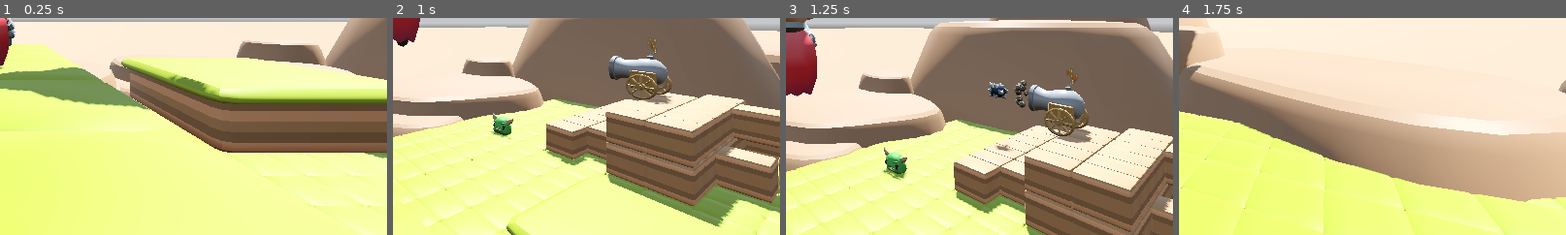
Above: before the commit, frames 1-4 (left to right).
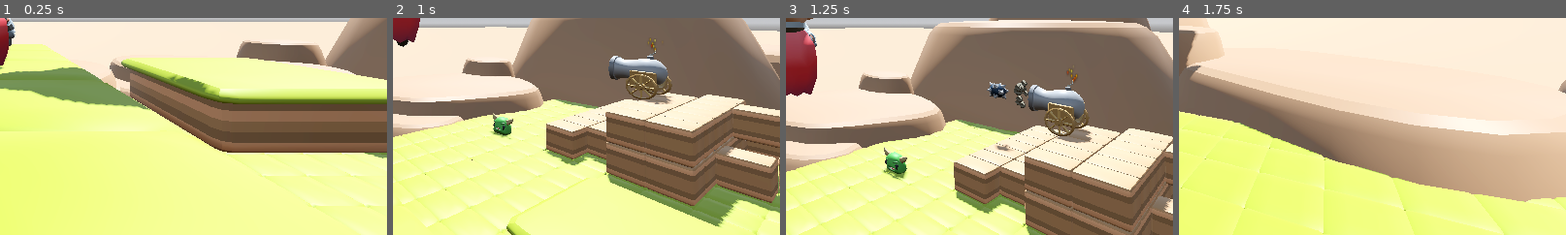
Above: after the commit, the same moments.

Repository: dsaltares/game-off-2023
Game: Godot game, scene res://scenes/main.tscn
Same seed, same stepped clock (60 frames per second), same inputs: the game is played once before the commit and once after it.
Inputs (mouse positions are % of the whole screen's width and height, from its top left):
- Up to frame 1 (0.25 s): no input
- Up to frame 2 (1 s): tap Enter (ui_accept) at 0.5 s; move the mouse to (55, 50) at 0.52 s; hold W (forward) from 0.53 s (still down); click (55, 50) at 0.6 s; tap Space (jump) at 0.77 s
- Up to frame 3 (1.25 s): keep holding W (forward)
- Up to frame 4 (1.75 s): keep holding W (forward); move the mouse to (45, 50) at 1.27 s; click (45, 50) at 1.35 s; tap Space (jump) at 1.52 s
The pictures show only the part of the screen within x 50-100%, y 50-100%; the shares and areas given below are measured in that part.

Frames 1-2 are identical in both runs. In frame 3, 0.2% of the frame differs, in the area x 58-63%, y 29-42%; in frame 4, nothing differs.

Commit message:
fix: disable ai on enemy death

Diff:
--- a/game/scenes/bee.tscn
+++ b/game/scenes/bee.tscn
@@ -74,9 +74,9 @@
 transform = Transform3D(-1, 3.48787e-16, -8.74228e-08, 3.48787e-16, 1, -3.48787e-16, 8.74228e-08, -3.48787e-16, -1, 0, 0, 0)
 
 [node name="Skeleton3D" parent="MonsterArmature" index="0"]
-bones/2/position = Vector3(0, 0.474651, 0)
-bones/6/rotation = Quaternion(-0.0249136, -0.0776923, -0.304338, 0.949064)
-bones/8/rotation = Quaternion(-0.0249136, 0.0776923, 0.304338, 0.949064)
+bones/2/position = Vector3(0, 0.475055, 0)
+bones/6/rotation = Quaternion(-0.0236918, -0.0780736, -0.289413, 0.953721)
+bones/8/rotation = Quaternion(-0.0236918, 0.0780736, 0.289413, 0.953721)
 
 [node name="DamageArea" type="Area3D" parent="." index="2"]
 unique_name_in_owner = true
@@ -97,6 +97,7 @@
 parameters/conditions/is_dead = false
 
 [node name="AI" type="Node" parent="." index="5"]
+unique_name_in_owner = true
 script = ExtResource("3_t5vf5")
 actor_node_path = NodePath("..")
 
--- a/game/scenes/circular_saw.tscn
+++ b/game/scenes/circular_saw.tscn
@@ -50,6 +50,7 @@
 collision_mask = 6
 monitorable = false
 script = ExtResource("1_3v3lj")
+wait_time = 0.5
 
 [node name="CollisionShape3D" type="CollisionShape3D" parent="."]
 transform = Transform3D(-4.37114e-08, -1, 3.48787e-16, 1, -4.37114e-08, -3.48787e-16, 3.48787e-16, 3.48787e-16, 1, 0, 0, 0)
--- a/game/scenes/green_monster.tscn
+++ b/game/scenes/green_monster.tscn
@@ -94,13 +94,13 @@
 transform = Transform3D(-1, 3.48787e-16, -8.74228e-08, 3.48787e-16, 1, -3.48787e-16, 8.74228e-08, -3.48787e-16, -1, 0, 0, 0)
 
 [node name="Skeleton3D" parent="MonsterArmature" index="0"]
-bones/1/position = Vector3(-7.80307e-18, 0.111836, 0.500829)
-bones/2/position = Vector3(0, 0.523933, 0)
-bones/4/rotation = Quaternion(-5.77278e-18, 2.8129e-09, -0.0162027, 0.999869)
-bones/5/position = Vector3(-0.430698, 0.500653, 0.506212)
-bones/5/rotation = Quaternion(-0.0370886, 0.00788876, 0.0382488, 0.998549)
-bones/6/position = Vector3(0.430698, 0.500653, 0.506212)
-bones/6/rotation = Quaternion(-0.0370886, -0.00788876, -0.0382488, 0.998549)
+bones/1/position = Vector3(-7.80307e-18, 0.113342, 0.500829)
+bones/2/position = Vector3(0, 0.525289, 0)
+bones/4/rotation = Quaternion(-1.15589e-18, 2.81294e-09, -0.0148123, 0.99989)
+bones/5/position = Vector3(-0.430698, 0.501558, 0.506212)
+bones/5/rotation = Quaternion(-0.0383802, 0.00816348, 0.0395808, 0.998446)
+bones/6/position = Vector3(0.430698, 0.501558, 0.506212)
+bones/6/rotation = Quaternion(-0.0383802, -0.00816348, -0.0395808, 0.998446)
 
 [node name="AnimationPlayer" parent="." index="3"]
 unique_name_in_owner = true
@@ -114,6 +114,7 @@
 parameters/IWR/blend_position = -0.00414938
 
 [node name="AI" type="Node" parent="." index="5"]
+unique_name_in_owner = true
 script = ExtResource("3_pnuqb")
 actor_node_path = NodePath("..")
 
--- a/game/scenes/main.tscn
+++ b/game/scenes/main.tscn
@@ -163,12 +163,14 @@
 [node name="CircularSaw" parent="LevelElements" instance=ExtResource("10_6fopu")]
 transform = Transform3D(1, 0, 0, 0, 1, 0, 0, 0, 1, -5, 1, -1)
 distance = 8.0
-speed = 5.0
+speed = 6.0
+wait_time = 0.2
 
 [node name="CircularSaw2" parent="LevelElements" instance=ExtResource("10_6fopu")]
 transform = Transform3D(-1, 3.48787e-16, -8.74228e-08, 3.48787e-16, 1, -3.48787e-16, 8.74228e-08, -3.48787e-16, -1, -2, 1, -9.3)
 distance = 8.0
-speed = 5.0
+speed = 6.0
+wait_time = 0.2
 
 [node name="Tower" parent="LevelElements" instance=ExtResource("11_y3a2b")]
 transform = Transform3D(1, 0, 0, 0, 1, 0, 0, 0, 1, -18, 0, -21)
--- a/game/scenes/player.tscn
+++ b/game/scenes/player.tscn
@@ -160,24 +160,24 @@
 
 [node name="Skeleton3D" parent="Rig" index="0"]
 transform = Transform3D(-1, 3.48787e-16, -1.50996e-07, 3.48787e-16, 1, -3.48787e-16, 1.50996e-07, -3.48787e-16, -1, 0, 0, 0)
-bones/1/position = Vector3(0, 0.384795, 0)
+bones/1/position = Vector3(0, 0.380686, 0)
 bones/1/rotation = Quaternion(-1.11123e-10, 0.0431578, 2.57241e-09, 0.999068)
-bones/4/rotation = Quaternion(-0.554665, -0.063373, -0.655971, 0.50797)
-bones/5/rotation = Quaternion(1.81652e-08, -6.0565e-08, -0.475098, 0.879933)
-bones/7/rotation = Quaternion(-0.317315, -0.32657, 0.134975, 0.880025)
-bones/8/rotation = Quaternion(0.00156405, 0.00156404, -0.701341, 0.712822)
-bones/14/rotation = Quaternion(-0.613937, 0.0833248, 0.628723, 0.469943)
-bones/15/rotation = Quaternion(-9.36479e-09, 5.30785e-08, 0.499226, 0.866472)
-bones/17/rotation = Quaternion(-0.315716, 0.300684, -0.216594, 0.873498)
-bones/18/rotation = Quaternion(0.00340086, 0.00400571, 0.703563, 0.710613)
+bones/4/rotation = Quaternion(-0.552654, -0.0633569, -0.657806, 0.50779)
+bones/5/rotation = Quaternion(2.37888e-08, -4.29293e-08, -0.47347, 0.88081)
+bones/7/rotation = Quaternion(-0.316572, -0.328325, 0.133275, 0.879899)
+bones/8/rotation = Quaternion(0.00158092, 0.00158092, -0.701279, 0.712884)
+bones/14/rotation = Quaternion(-0.612144, 0.0834061, 0.630473, 0.469922)
+bones/15/rotation = Quaternion(-2.75641e-09, 5.13398e-08, 0.497677, 0.867363)
+bones/17/rotation = Quaternion(-0.315104, 0.302322, -0.214946, 0.873561)
+bones/18/rotation = Quaternion(0.00421335, 0.00496271, 0.702711, 0.711445)
 bones/21/rotation = Quaternion(-5.80608e-11, -0.0313417, -1.88012e-09, 0.999509)
-bones/24/rotation = Quaternion(0.992769, 0.0831541, 0.0757169, 0.0419697)
-bones/25/rotation = Quaternion(0.27642, 6.50153e-08, -1.93523e-07, 0.961037)
-bones/26/rotation = Quaternion(-0.559581, -0.206762, 0.0562734, 0.800595)
+bones/24/rotation = Quaternion(0.99202, 0.0831358, 0.0766631, 0.0557405)
+bones/25/rotation = Quaternion(0.312497, 6.26554e-08, -2.14551e-07, 0.949919)
+bones/26/rotation = Quaternion(-0.578339, -0.205239, 0.0622069, 0.787103)
 bones/27/rotation = Quaternion(-3.04791e-08, 0.920355, -0.391084, 6.94849e-08)
-bones/28/rotation = Quaternion(0.995566, -0.0308073, 0.0308944, 0.0833384)
-bones/29/rotation = Quaternion(0.336538, -6.23712e-08, 2.33383e-07, 0.94167)
-bones/30/rotation = Quaternion(-0.592326, 0.113997, -0.0139317, 0.797471)
+bones/28/rotation = Quaternion(0.994505, -0.0315137, 0.03058, 0.0950368)
+bones/29/rotation = Quaternion(0.366732, -6.13167e-08, 2.55739e-07, 0.930327)
+bones/30/rotation = Quaternion(-0.608459, 0.113644, -0.0166046, 0.78523)
 bones/31/rotation = Quaternion(3.04791e-08, 0.920355, -0.391084, -6.94849e-08)
 bones/32/rotation = Quaternion(0.707107, -2.29302e-07, -4.60552e-08, 0.707107)
 bones/33/position = Vector3(0.202182, 0.0259903, 0.205181)
@@ -189,21 +189,21 @@
 bones/40/rotation = Quaternion(-0.707107, -7.05285e-08, -7.05285e-08, 0.707107)
 bones/41/rotation = Quaternion(-5.83589e-09, 6.43837e-10, 0.994809, 0.101756)
 bones/42/rotation = Quaternion(-1.04035e-07, 0.391084, 0.920355, -2.95261e-08)
-bones/47/position = Vector3(0.520841, 0.773281, -0.0576374)
+bones/47/position = Vector3(0.520841, 0.768551, -0.0576374)
 bones/47/rotation = Quaternion(0.794627, -1.32247e-07, 0.607098, -5.02923e-08)
-bones/49/position = Vector3(-0.510844, 0.773281, 0.0597369)
+bones/49/position = Vector3(-0.510844, 0.768551, 0.0597369)
 bones/49/rotation = Quaternion(-0.758253, -1.89432e-07, 0.651961, -1.86264e-08)
 
 [node name="Round_Shield" parent="Rig/Skeleton3D" index="0"]
-transform = Transform3D(2.2954e-06, 0.262864, 0.964832, 0.999857, -0.0162395, 0.00442237, 0.0168312, 0.964696, -0.262827, 0.662378, 0.621292, -0.0445256)
+transform = Transform3D(2.66109e-07, 0.262863, 0.964832, 0.999854, -0.0164143, 0.00447207, 0.0170129, 0.964693, -0.262825, 0.662278, 0.616431, -0.0446822)
 bone_idx = 12
 
 [node name="1H_Sword" parent="Rig/Skeleton3D" index="1"]
-transform = Transform3D(-0.00239264, -0.160231, 0.987076, 0.999949, -0.00997421, 0.000804366, 0.00971682, 0.987029, 0.160247, -0.496382, 0.624629, 0.138053)
+transform = Transform3D(-0.00297775, -0.162693, 0.986672, 0.999922, -0.0123583, 0.000979653, 0.0120346, 0.986599, 0.162718, -0.496385, 0.619658, 0.137887)
 bone_idx = 19
 
 [node name="Knight_Cape" parent="Rig/Skeleton3D" index="2"]
-transform = Transform3D(0.996275, -5.14962e-09, 0.0862353, 5.13043e-09, 1, 4.44077e-10, -0.0862353, 1.8939e-15, 0.996275, -1.63023e-08, 1.19502, -1.40136e-07)
+transform = Transform3D(0.996275, -5.14962e-09, 0.0862353, 5.13043e-09, 1, 4.44077e-10, -0.0862353, 1.8939e-15, 0.996275, -1.63023e-08, 1.19091, -1.40136e-07)
 bone_idx = 23
 
 [node name="CollisionShape3D" type="CollisionShape3D" parent="." index="1"]
--- a/game/scripts/circular_saw.gd
+++ b/game/scripts/circular_saw.gd
@@ -4,7 +4,7 @@
 
 @export var distance := 5.0
 @export var speed := 3.0
-@export var wait_time := 0.5
+@export var wait_time := 0.1
 
 @onready var animation_player := %AnimationPlayer
 @onready var model := %Model
@@ -24,7 +24,7 @@
 		. as_relative()
 		. set_delay(wait_time)
 		. set_ease(Tween.EASE_IN_OUT)
-		. set_trans(Tween.TRANS_QUAD)
+		. set_trans(Tween.TRANS_LINEAR)
 	)
 	tween.tween_property(model, "rotation_degrees", Vector3(0.0, 270.0, 0.0), 0.0)
 	(
@@ -33,7 +33,7 @@
 		. as_relative()
 		. set_delay(wait_time)
 		. set_ease(Tween.EASE_IN_OUT)
-		. set_trans(Tween.TRANS_QUAD)
+		. set_trans(Tween.TRANS_LINEAR)
 	)
 	tween.set_loops()
 	tween.play()
--- a/game/scripts/flying_monster.gd
+++ b/game/scripts/flying_monster.gd
@@ -17,6 +17,7 @@
 	"parameters/playback"
 )
 @onready var damage_area := %DamageArea
+@onready var ai: BeehaveTree = %AI
 
 var gravity: float = ProjectSettings.get_setting("physics/3d/default_gravity")
 var target_angle := 0.0
@@ -97,6 +98,7 @@
 
 func die() -> void:
 	is_dead = true
+	ai.enabled = false
 	await get_tree().create_timer(4.0).timeout
 	queue_free()
 
--- a/game/scripts/ground_monster.gd
+++ b/game/scripts/ground_monster.gd
@@ -16,6 +16,7 @@
 	"parameters/playback"
 )
 @onready var damage_area := %DamageArea
+@onready var ai: BeehaveTree = %AI
 
 var gravity: float = ProjectSettings.get_setting("physics/3d/default_gravity")
 var target_angle := 0.0
@@ -98,6 +99,7 @@
 
 func die() -> void:
 	is_dead = true
+	ai.enabled = false
 	await get_tree().create_timer(4.0).timeout
 	queue_free()
 
--- a/game/scripts/player.gd
+++ b/game/scripts/player.gd
@@ -86,8 +86,8 @@
 		return
 
 	for body in damage_area.get_overlapping_bodies():
-		if body.has_method("kill"):
-			body.kill()
+		if body.has_method("die"):
+			body.die()
 
 func _update_vertical_movement(delta: float) -> void:
 	if is_on_floor() and not was_on_floor:
